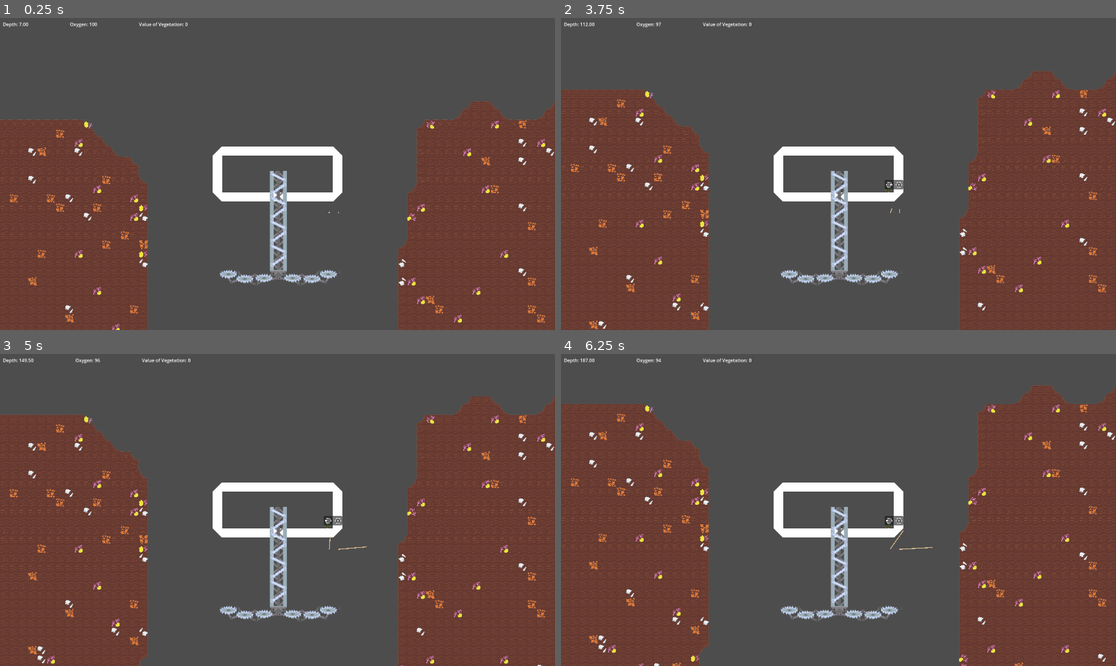
Above: before the commit, frames 1-4 (two rows, left to right).
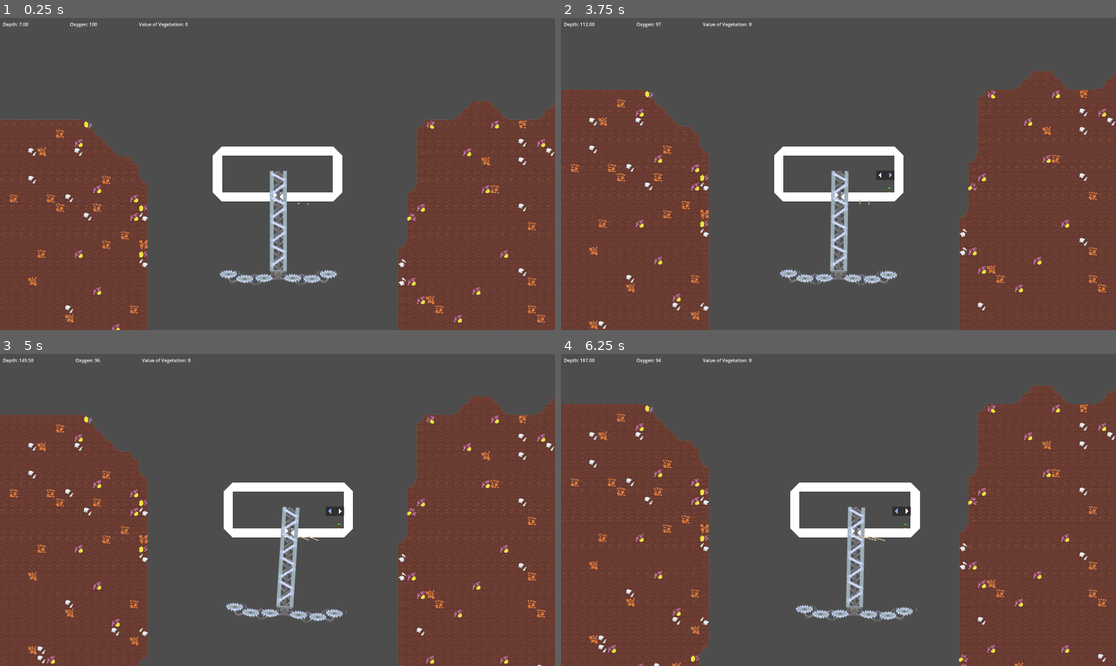
Above: after the commit, the same moments.

Repository: DSurguy/spring-2024-2d-jam
Game: Godot game, scene res://scenes/GameScene/GameScene.tscn
Same seed, same stepped clock (60 frames per second), same inputs: the game is played once before the commit and once after it. This scene is started directly instead of the project's main scene. Sound files missing from this copy of the repository are replaced by a short silence.
Inputs (mouse positions are in pixels of both pictures, inside the frame that each line leads up to):
- Up to frame 1 (0.25 s): no input
- Up to frame 2 (3.75 s): tap Enter (ui_accept) at 0.5, 0.77, 1.52, 3.02 s; move the mouse to (960, 158) at 0.52 s; hold D (move_right) 0.53-2.03 s; tap Down (aim_down) at 0.6 s; move the mouse to (727, 189) at 1.27 s; tap Left (aim_left) at 1.35 s; move the mouse to (894, 105) at 2.02 s; hold A (move_left) 2.03-2.78 s; tap Right (aim_right) at 2.1 s; move the mouse to (810, 236) at 2.77 s; hold D (move_right) from 2.78 s (still down); tap Up (aim_up) at 2.85 s; move the mouse to (1005, 220) at 3.52 s; tap E (interact) at 3.6 s
- Up to frame 3 (5 s): tap Enter (ui_accept) at 3.77, 4.52 s; move the mouse to (111, 463) at 4.27 s; release D (move_right) at 4.28 s; hold A (move_left) from 4.28 s (still down); click (111, 463) at 4.35 s
- Up to frame 4 (6.25 s): move the mouse to (866, 510) at 5.02 s; release A (move_left) at 5.03 s; hold D (move_right) 5.03-5.78 s; tap Mouse wheel down (zoom_down) at 5.1 s; move the mouse to (755, 432) at 5.77 s; hold A (move_left) from 5.78 s (still down); tap Mouse wheel up (zoom_up) at 5.85 s; tap Enter (ui_accept) at 6.02 s

The runs differ from the first frame. In frame 1, less than 0.1% of the frame differs, in the area x 53-62%, y 59-63%; in frame 2, 0.7%; in frame 3, 3.1%; in frame 4, 3.6%, in the area x 38-67%, y 41-86%.

Commit message:
Reposition Trawl station a bit

Diff:
--- a/scenes/GameScene/submarine.tscn
+++ b/scenes/GameScene/submarine.tscn
@@ -42,7 +42,7 @@
 [node name="Scythe" parent="Stations" instance=ExtResource("6_8gp6i")]
 
 [node name="Trawl" parent="Stations" instance=ExtResource("10_7jlvt")]
-position = Vector2(96, 32)
+position = Vector2(-10, 2)
 
 [node name="AscentAudio" parent="." instance=ExtResource("8_80dgj")]
 
Not shown: 1 places in scenes/GameScene/submarine.tscn that only renumber resources
